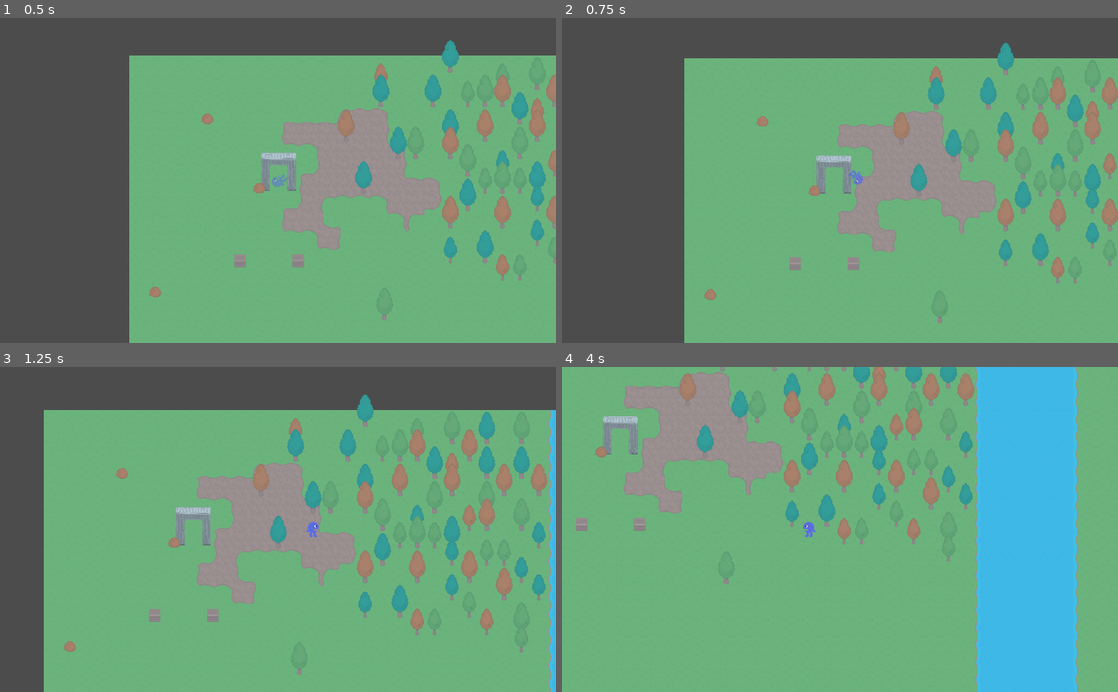
Above: before the commit, frames 1-4 (two rows, left to right).
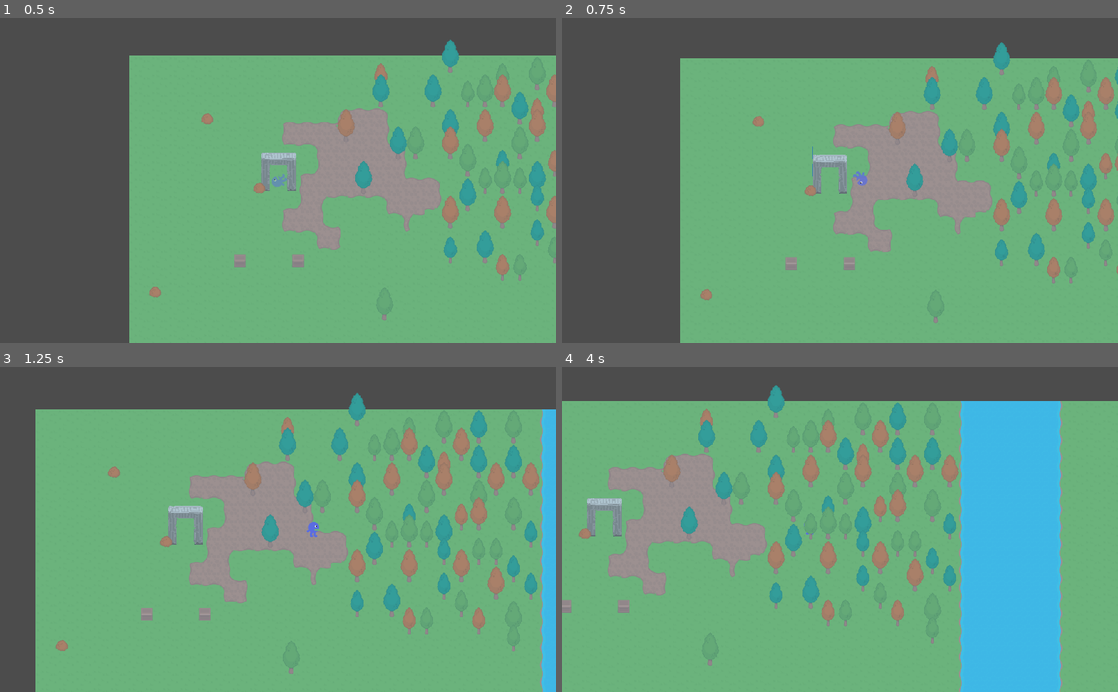
Above: after the commit, the same moments.

Repository: bagedevimo/pxljam19
Game: Godot game, scene res://Game.tscn
The game is run twice, just before and just after one commit, with the same random seed, the same clock (stepped at 60 frames per second) and the same inputs.
Inputs:
- Up to frame 1 (0.5 s): no input
- Up to frame 2 (0.75 s): hold Right (ui_right) from 0.53 s (still down)
- Up to frame 3 (1.25 s): keep holding Right (ui_right); tap Space (ui_select) at 0.77 s
- Up to frame 4 (4 s): release Right (ui_right) at 1.28 s; hold Down (ui_down) 1.28-2.03 s; tap Space (ui_select) at 1.52, 3.02, 3.77 s; hold Right (ui_right) 2.03-2.78 s; hold Up (ui_up) 2.78-3.53 s; hold Left (ui_left) from 3.53 s (still down)

Frame 1 is identical in both runs. In frame 2, 6.0% of the frame differs, in the area x 21-100%, y 7-100%; in frame 3, 14%; in frame 4, 34%, in the area x 0-100%, y 0-100%.

Commit message:
Change player collision to capsule to fix gate collision

Diff:
--- a/Player.tscn
+++ b/Player.tscn
@@ -4,8 +4,9 @@
 [ext_resource path="res://Character.png" type="Texture" id=2]
 [ext_resource path="res://Storage.tscn" type="PackedScene" id=3]
 
-[sub_resource type="CircleShape2D" id=1]
-radius = 9.94175
+[sub_resource type="CapsuleShape2D" id=4]
+radius = 9.65291
+height = 2.48412
 
 [sub_resource type="Animation" id=2]
 resource_name = "Birth"
@@ -73,8 +74,8 @@
 region_rect = Rect2( 0, 0, 32, 32 )
 
 [node name="CollisionShape2D" type="CollisionShape2D" parent="."]
-position = Vector2( 0.56543, 5.78017 )
-shape = SubResource( 1 )
+position = Vector2( 0.424057, 3.09433 )
+shape = SubResource( 4 )
 __meta__ = {
 "_edit_group_": true
 }
